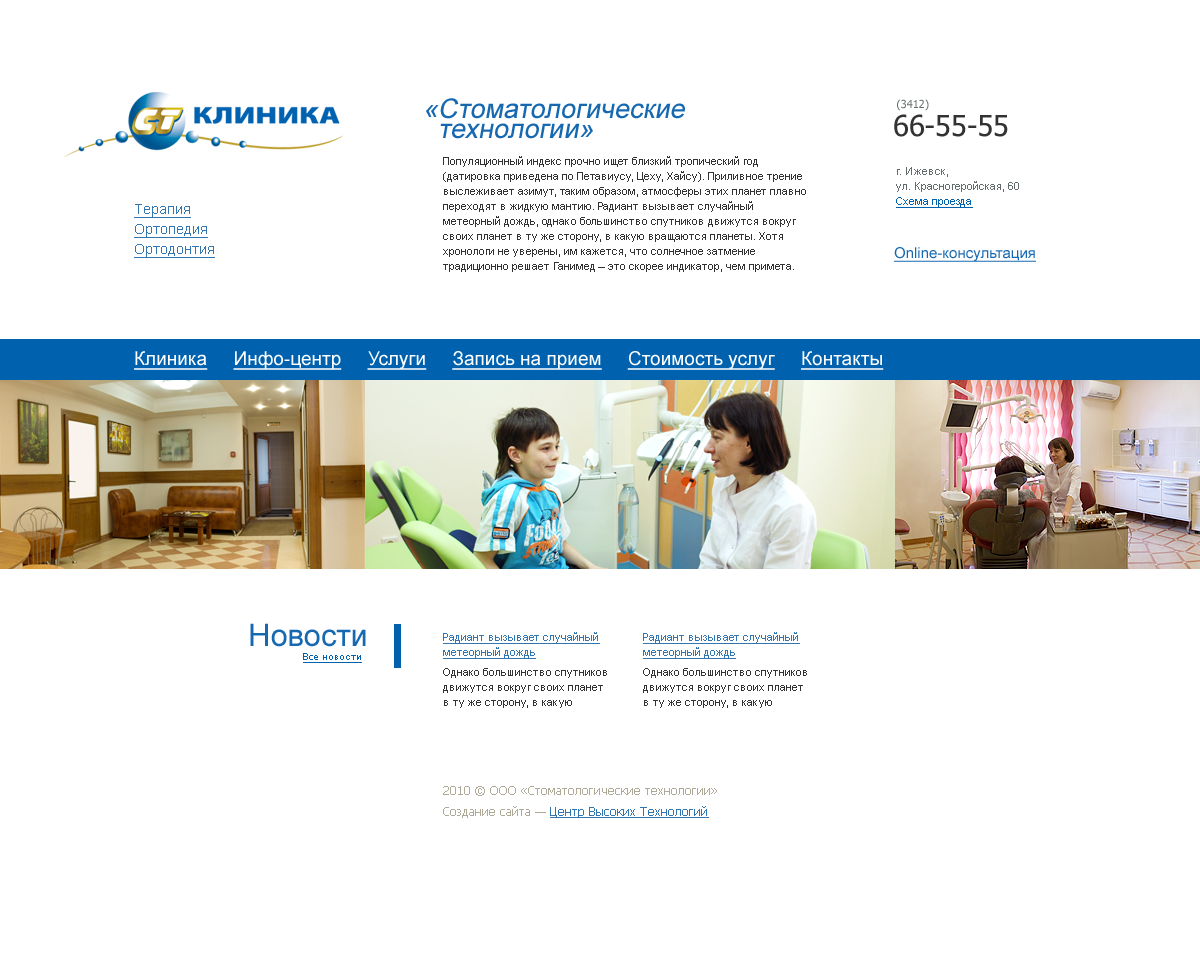
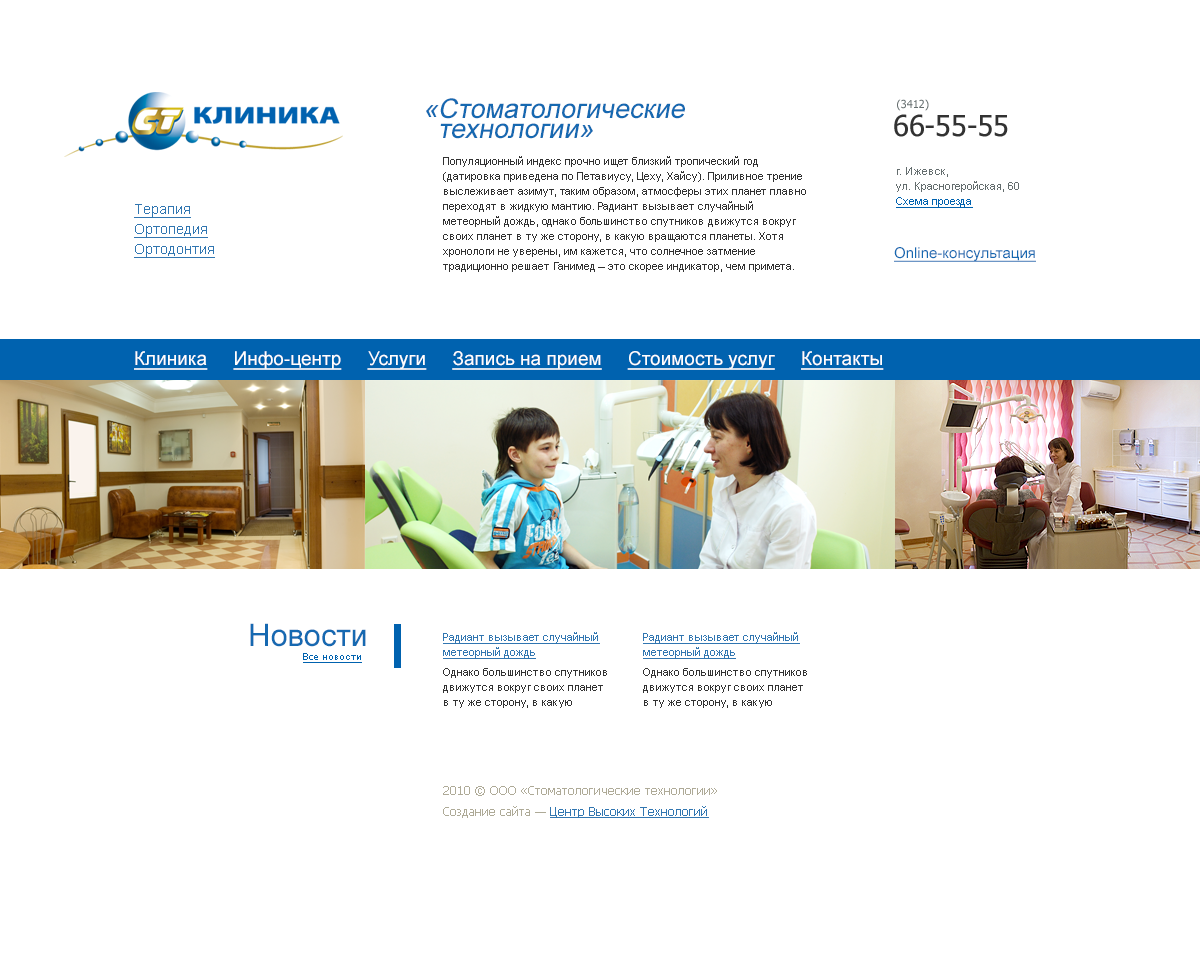
The second 1200 x 978 image is a revision of the first. Changes to its layers:
pixels changed over [134, 98, 1036, 647] (layer not identified)
